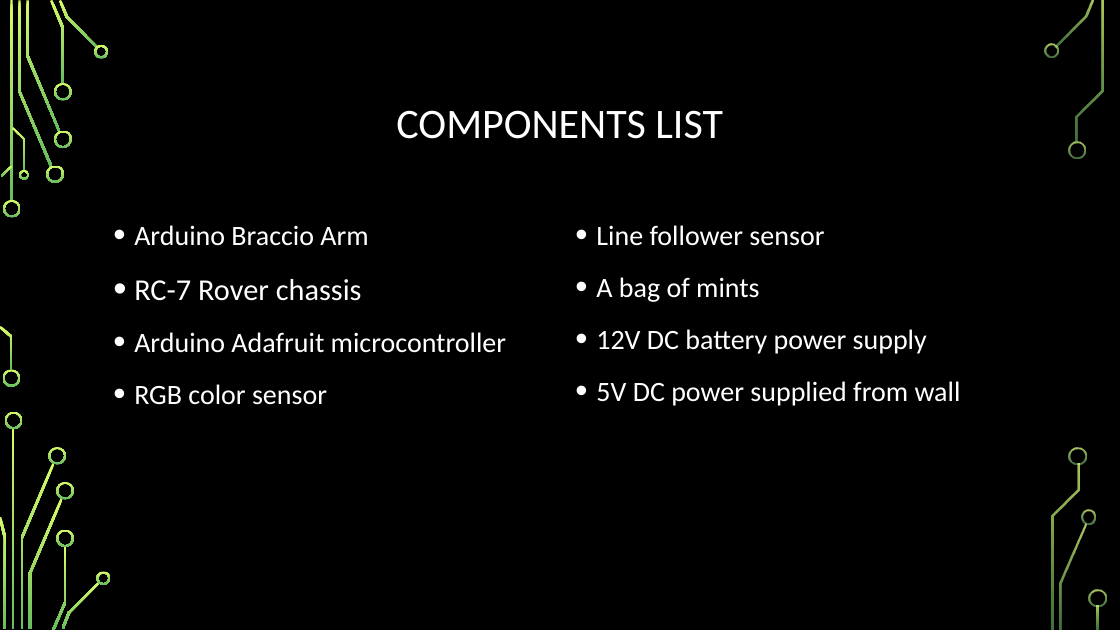
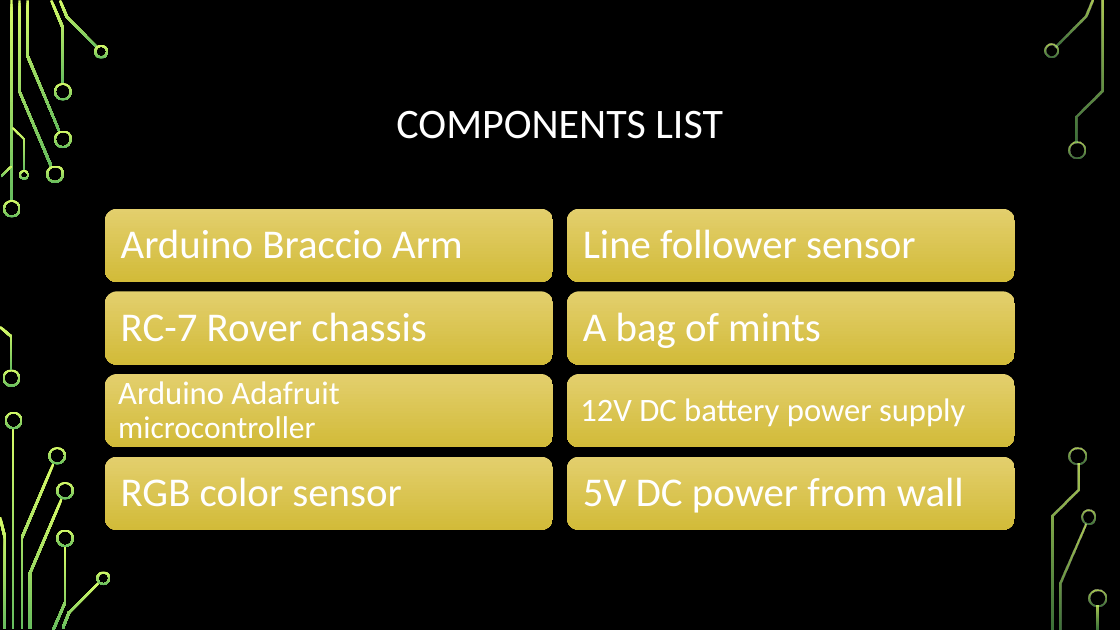
Before and after one commit to bwwagner/SP17-barbot, a slide deck: slide 5 of Presentation/conference-presentation.pptx (slide 7 before the commit). Drawn at 1120x630 pixels with LibreOffice and Linux fonts; fonts in the diff are those of the drawing; background and template pictures are left out. Boxes give left, top, right and bottom in pixels: in the first picture for what was removed or moved away, otherwise in the second. Text is boxed around its words. In the diff, an @@ line names an element or a change of style, - is before the commit and + after.

```diff
--- a/Presentation/conference-presentation.pptx
+++ b/Presentation/conference-presentation.pptx
@@ text removed at bbox=[134, 225, 506, 405] @@
-• Arduino Braccio Arm
-• RC-7 Rover chassis
-• Arduino Adafruit microcontroller
-• RGB color sensor
@@ text removed at bbox=[596, 225, 961, 406] @@
-• Line follower sensor
-• A bag of mints
-• 12V DC battery power supply
-• 5V DC power supplied from wall
@@ group added at bbox=[105, 208, 554, 530]: 4 rounded rectangles, 4 texts @@
+Arduino Braccio Arm
+RC-7 Rover chassis
+Arduino Adafruit microcontroller
+RGB color sensor
@@ group added at bbox=[567, 208, 1015, 530]: 4 rounded rectangles, 4 texts @@
+Line follower sensor
+A bag of mints
+12V DC battery power supply
+5V DC power from wall
```
Also in this commit, not shown: 3 other slides changed, 1 other file.
